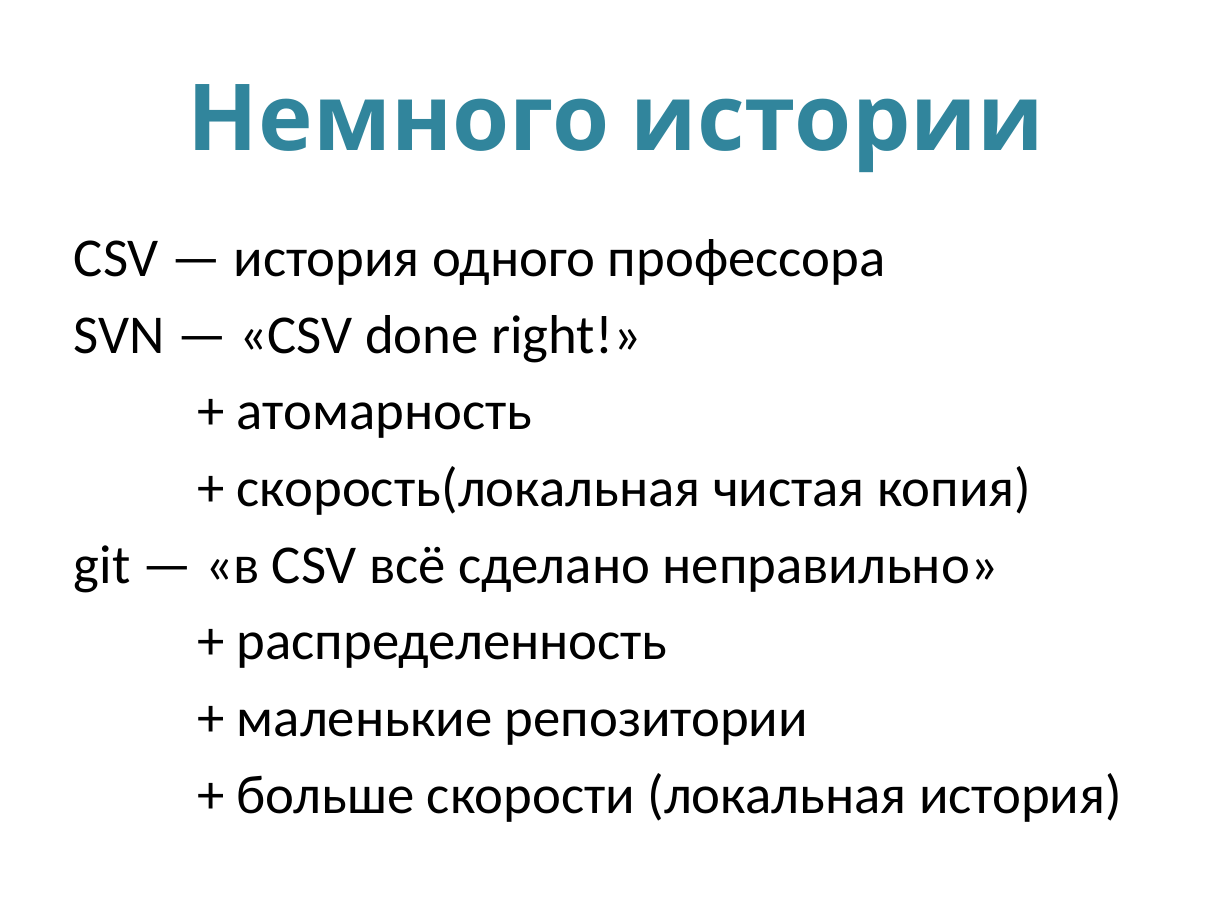
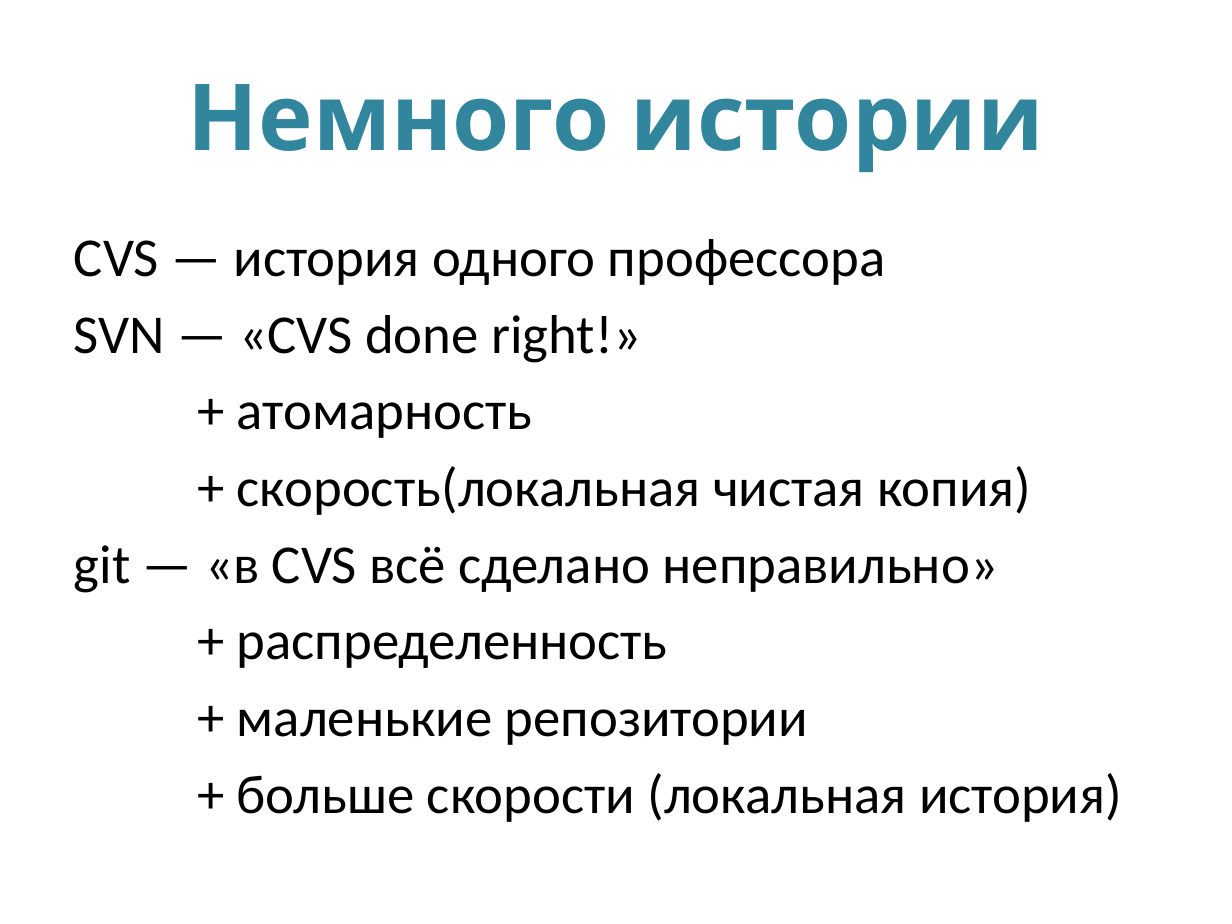
Before and after one commit to kontur-edu/kampus-ekb-2013-11, a slide deck: slide 4 of 01-git/Git.pptx. Drawn at 1232x924 pixels with LibreOffice and Linux fonts; fonts in the diff are those of the drawing. Boxes give left, top, right and bottom in pixels: in the first picture for what was removed or moved away, otherwise in the second. Text is boxed around its words. In the diff, an @@ line names an element or a change of style, - is before the commit and + after.

Commit message:
CSV → CVS

```diff
--- a/01-git/Git.pptx
+++ b/01-git/Git.pptx
@@ text at bbox=[74, 239, 885, 363]: text changed @@
-CSV — история одного профессора
-SVN — «CSV done right!»
+CVS — история одного профессора
+SVN — «CVS done right!»
@@ text at bbox=[74, 545, 999, 593]: text changed @@
-git — «в CSV всё сделано неправильно»
+git — «в CVS всё сделано неправильно»
```
Also in this commit, not shown: 1 other slide changed.
